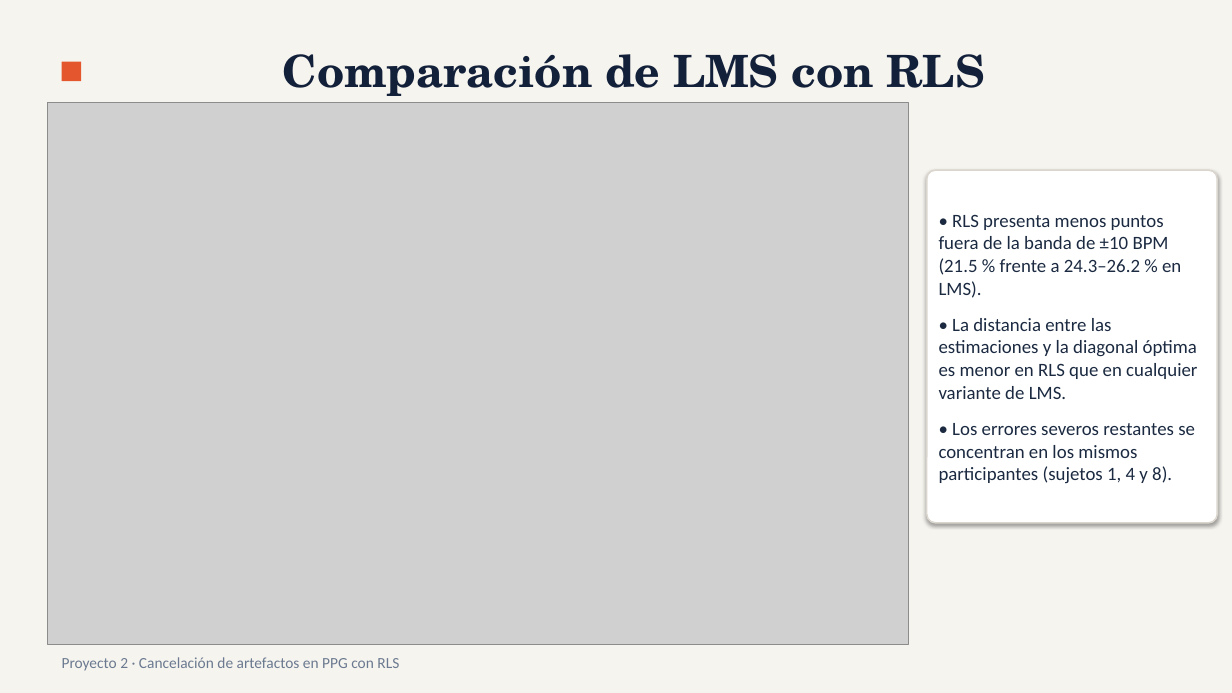
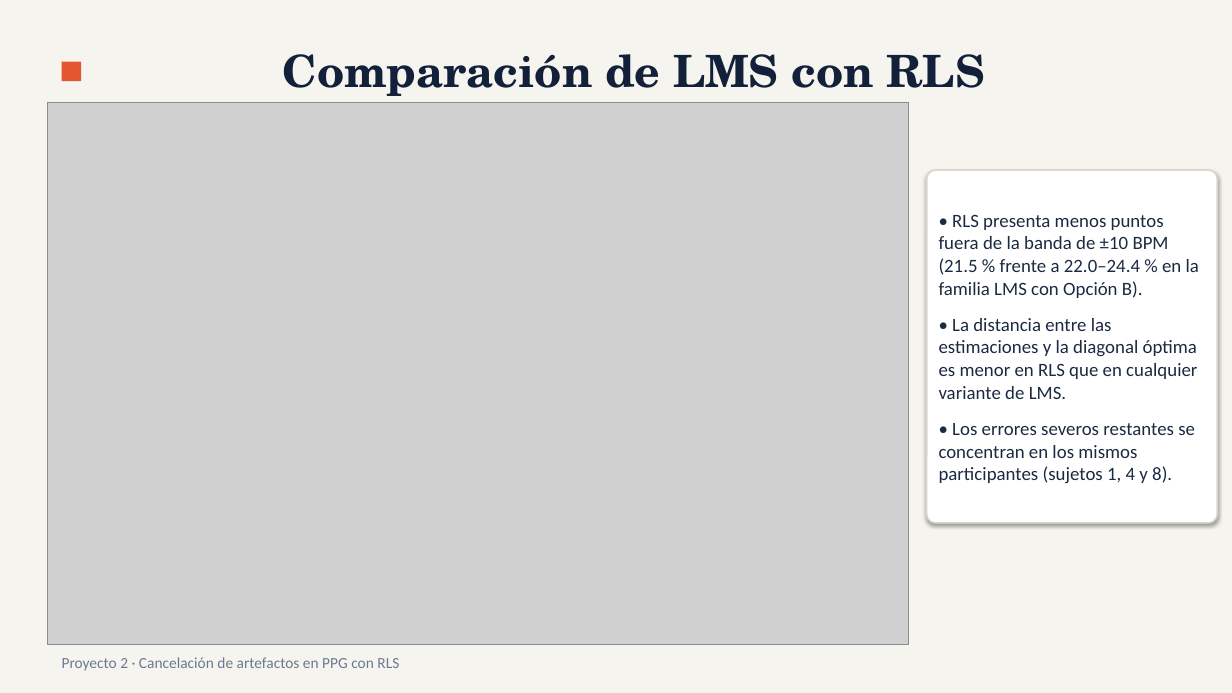
Before and after one commit to ItoRalde/ITBA_PAdSA_Proyecto_2, a slide deck: slide 12 of Presentacion_Proyecto_2_RLS.pptx. Drawn at 1232x693 pixels with LibreOffice and Linux fonts; fonts in the diff are those of the drawing; grey boxes stand for pictures. Boxes give left, top, right and bottom in pixels: in the first picture for what was removed or moved away, otherwise in the second. Text is boxed around its words. In the diff, an @@ line names an element or a change of style, - is before the commit and + after.

```diff
--- a/Presentacion_Proyecto_2_RLS.pptx
+++ b/Presentacion_Proyecto_2_RLS.pptx
@@ text in rounded rectangle at <box>939,215,1199,298</box>: text changed @@
-• RLS presenta menos puntos fuera de la banda de ±10 BPM (21.5 % frente a 24.3–26.2 % en LMS).
+• RLS presenta menos puntos fuera de la banda de ±10 BPM (21.5 % frente a 22.0–24.4 % en la familia LMS con Opción B).
```
Also in this commit, not shown: 4 other slides changed, 14 other files.
